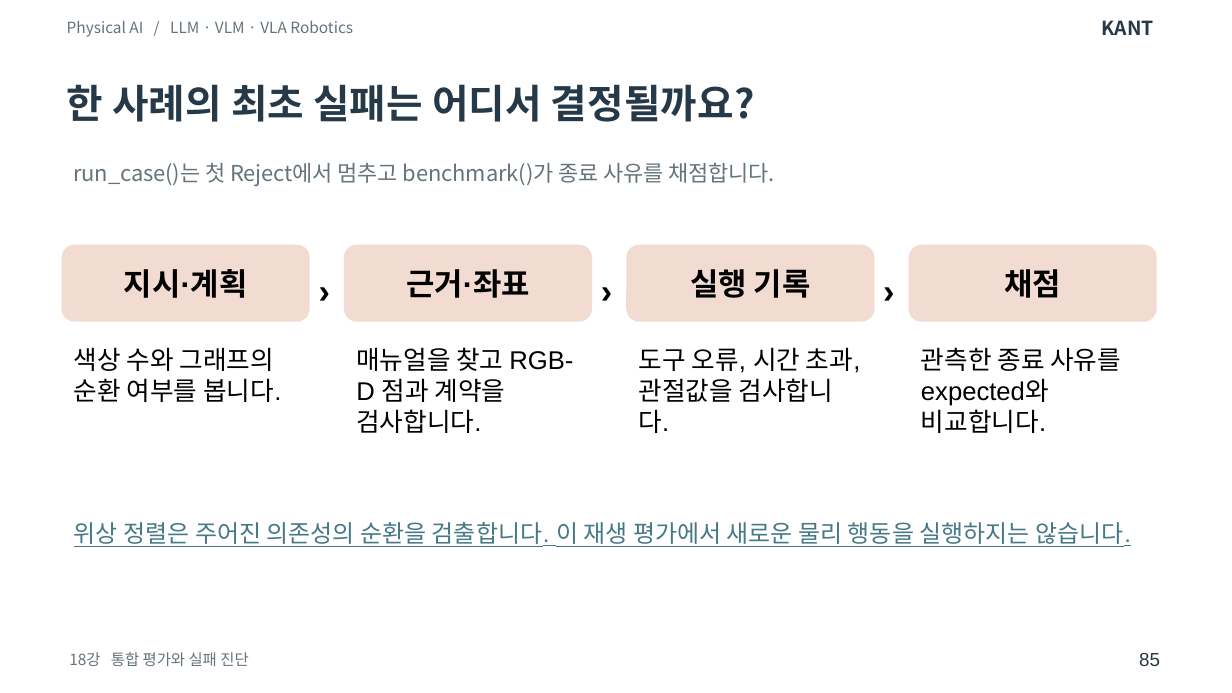
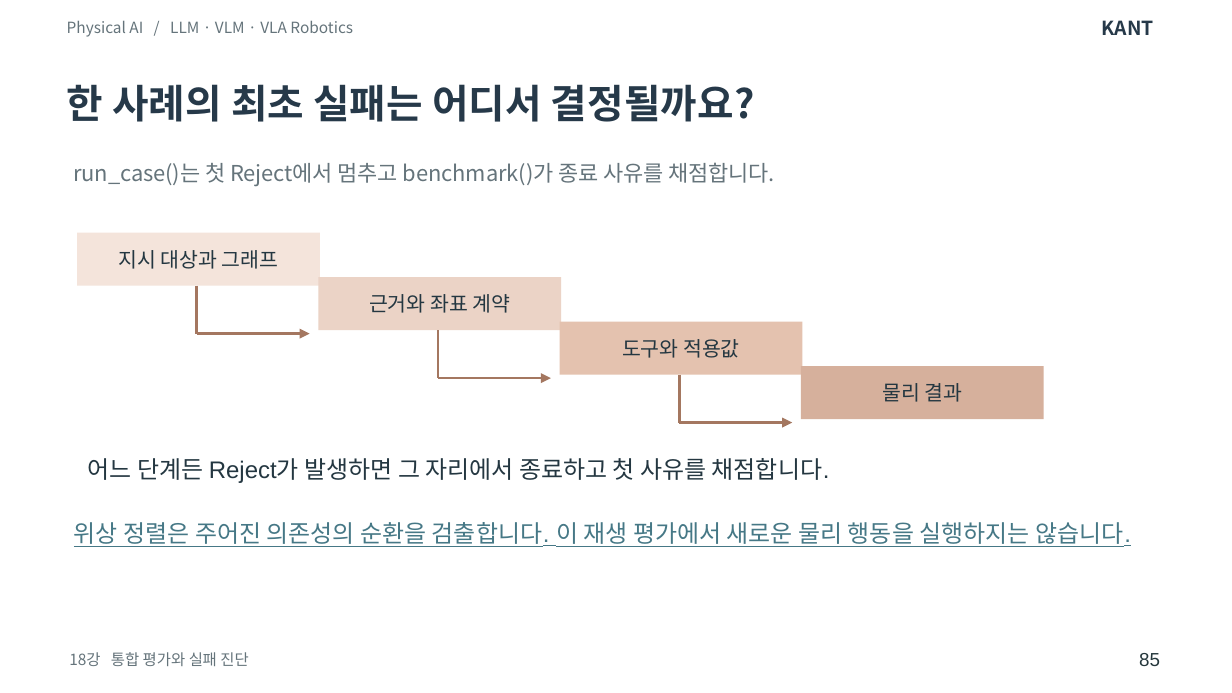
Before and after one commit to SpartaPA/waffle-mpx-lyrical, a slide deck: slide 85 of lessons/14-18/lessons-14-18.pptx. Drawn at 1232x693 pixels with LibreOffice and Linux fonts; fonts in the diff are those of the drawing. Boxes give left, top, right and bottom in pixels: in the first picture for what was removed or moved away, otherwise in the second. Text is boxed around its words. In the diff, an @@ line names an element or a change of style, - is before the commit and + after.

Commit message:
14~18강 본문에서 실제 관측과 판정 과정을 개념별 도식으로 풀어냈습니다

```diff
--- a/lessons/14-18/lessons-14-18.pptx
+++ b/lessons/14-18/lessons-14-18.pptx
@@ rectangle added at (76,233,319,286), fill #F4E4DB, 12 pt, text #243741 @@
+지시 대상과 그래프
@@ rounded rectangle removed at (62,245,309,322) @@
-지시·계획
@@ text removed at (307,256,355,323) @@
-›
@@ text removed at (589,256,637,323) @@
-›
@@ rounded rectangle removed at (626,245,873,322) @@
-실행 기록
@@ text removed at (871,256,919,323) @@
-›
@@ rounded rectangle removed at (909,245,1157,322) @@
-채점
@@ line added from (197, 286) to (197, 334), #A47760 1.6 pt @@
@@ rectangle "근거와 좌표 계약": place and size @@
-rectangle "근거와 좌표 계약" at (344,245,591,322)
+rectangle "근거와 좌표 계약" at (318,277,561,330)
@@ rectangle "근거와 좌표 계약" at (318,277,561,330): rounded rectangle to rectangle; fill #F2DCD2 to #EBD3C6 @@
@@ text in rectangle at (369,294,511,313): text changed; size 18 to 12 pt; text colour #000000 to #243741; bold off @@
-근거·좌표
+근거와 좌표 계약
@@ rectangle added at (559,322,802,375), fill #E4C2AF, 12 pt, text #243741 @@
+도구와 적용값
@@ text removed at (74,347,281,402) @@
-색상 수와 그래프의 순환 여부를 봅니다.
@@ arrow added from (197, 334) to (309, 334), #A47760 1.6 pt @@
@@ text removed at (356,347,573,433) @@
-매뉴얼을 찾고 RGB-D 점과 계약을 검사합니다.
@@ line added from (439, 330) to (439, 378), #A47760 1.6 pt @@
@@ text removed at (639,347,860,433) @@
-도구 오류, 시간 초과, 관절값을 검사합니다.
@@ text removed at (921,347,1121,433) @@
-관측한 종료 사유를 expected와 비교합니다.
@@ arrow added from (439, 378) to (551, 378), #A47760 1.6 pt @@
@@ line added from (679, 375) to (679, 423), #A47760 1.6 pt @@
@@ rectangle added at (801,366,1044,419), fill #D6B09C, 12 pt, text #243741 @@
+물리 결과
@@ arrow added from (679, 423) to (792, 423), #A47760 1.6 pt @@
@@ text added at (88,458,830,483), 14 pt, text #243741 @@
+어느 단계든 Reject가 발생하면 그 자리에서 종료하고 첫 사유를 채점합니다.
```
Also in this commit, not shown: 28 other slides changed.
